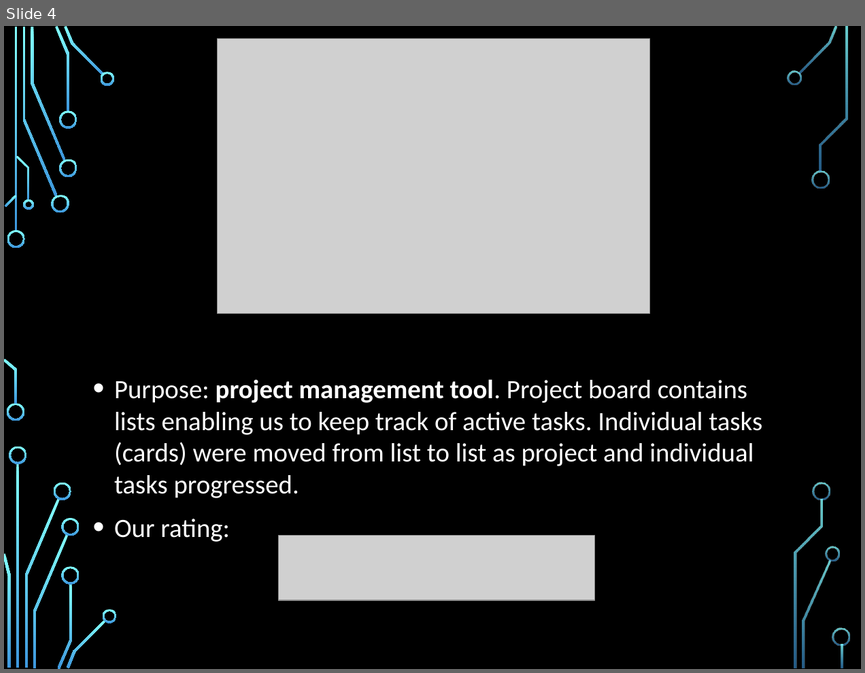
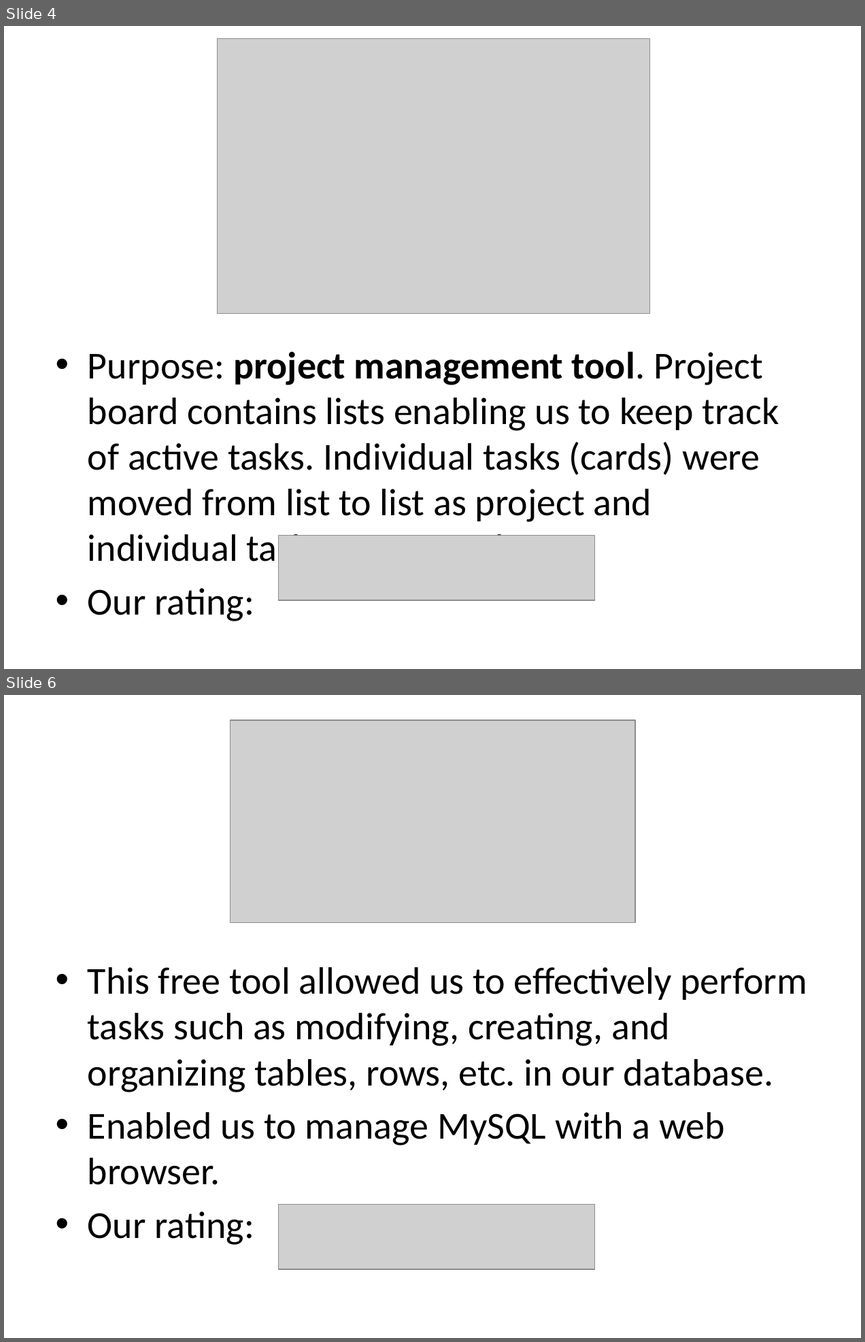
Before and after one commit to sperry94/ANST_Project, a slide deck: AOT2ProjectPresentation.pptx. Shown one above the other, each under a label of ours: slide 4 before the commit, slides 4 and 6 after it; the slides between them are not shown. The pictures are 865x673 and 865x1342 pixels, drawn with LibreOffice and Linux fonts; fonts in the diff are those of the drawing; grey boxes stand for pictures; background and template pictures are left out. Boxes give left, top, right and bottom in pixels: in the first picture for what was removed or moved away, otherwise in the second. Text is boxed around its words. In the diff, an @@ line names an element or a change of style, - is before the commit and + after.

```diff
--- a/AOT2ProjectPresentation.pptx
+++ b/AOT2ProjectPresentation.pptx
@@ slide 6 added at (x1=4, y1=695, x2=861, y2=1338), background #FFFFFF @@
@@ picture added at (x1=230, y1=720, x2=636, y2=922) @@
@@ text added at (x1=88, y1=967, x2=807, y2=1244), 32 pt, text #000000 @@
+• This free tool allowed us to effectively perform tasks such as modifying, creating, and organizing tables, rows, etc. in our database.
+• Enabled us to manage MySQL with a web browser.
+• Our rating:
@@ picture added at (x1=278, y1=1204, x2=594, y2=1269) @@
@@ slide 4 changed as well @@
@@ background picture (left out) to #FFFFFF @@
@@ text "Purpose: project management tool. Project ..." moved from (x1=114, y1=379, x2=762, y2=541) to (x1=88, y1=351, x2=779, y2=615) @@
@@ text "Purpose: project management tool. Project ..." at (x1=88, y1=351, x2=779, y2=615): size 22.2 to 32 pt, text colour #FFFFFF to #000000; indent changed; less space between paragraphs @@
@@ group removed at (x1=4, y1=26, x2=850, y2=669): 33 freeform shapes, 3 rectangles @@
```
Also in this commit, not shown: 10 other slides changed, 1 other slide added.
